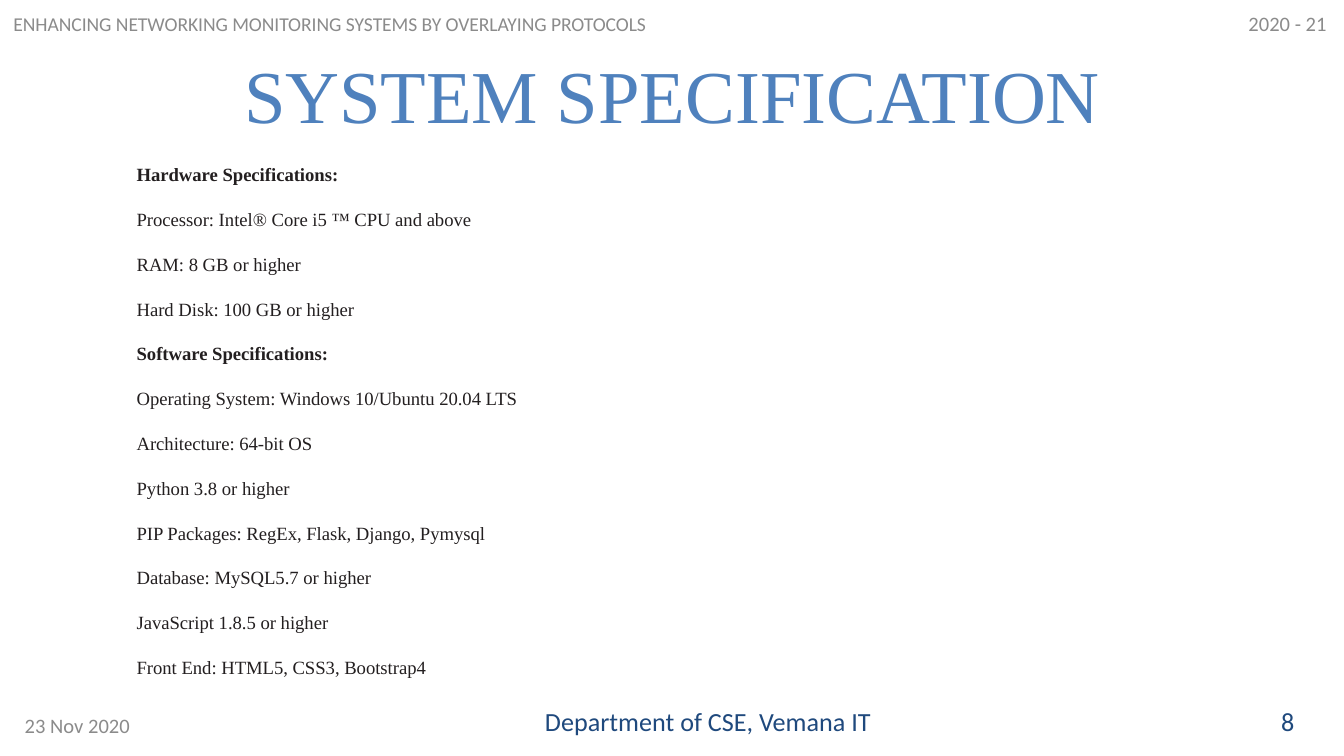
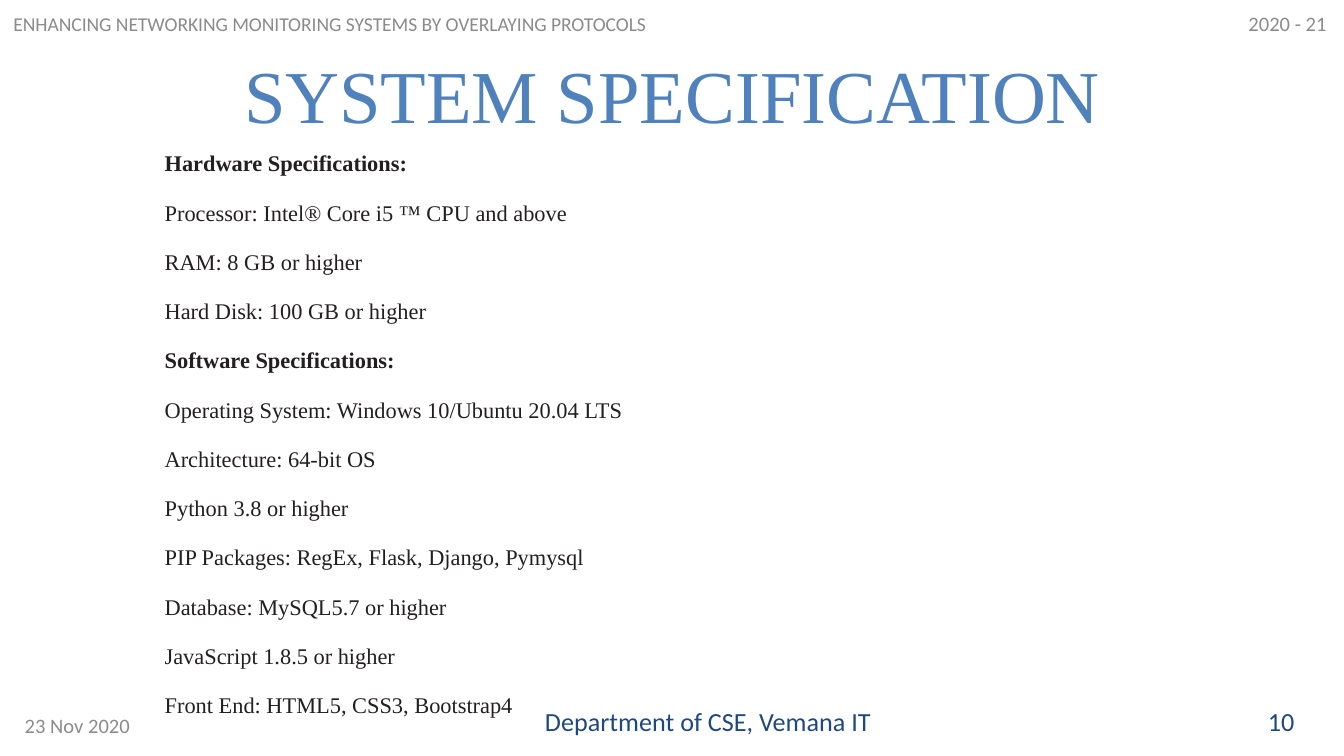
Before and after one commit to rajashreey841/network-monitor, a slide deck: slide 12 of PPT-Review-1.pptx (slide 10 before the commit). Drawn at 1344x756 pixels with LibreOffice and Linux fonts; fonts in the diff are those of the drawing. Boxes give left, top, right and bottom in pixels: in the first picture for what was removed or moved away, otherwise in the second. Text is boxed around its words. In the diff, an @@ line names an element or a change of style, - is before the commit and + after.

```diff
--- a/PPT-Review-1.pptx
+++ b/PPT-Review-1.pptx
@@ text "Hardware Specifications:": place and size @@
-text "Hardware Specifications:" at <box>137,168,517,678</box>
+text "Hardware Specifications:" at <box>165,155,622,718</box>
@@ text "Hardware Specifications:" at <box>165,155,622,718</box>: size 10 to 12 pt @@
@@ text at <box>1268,714,1294,731</box>: text changed @@
-8
+10
```
Also in this commit, not shown: 12 other slides changed, 2 slides added.
